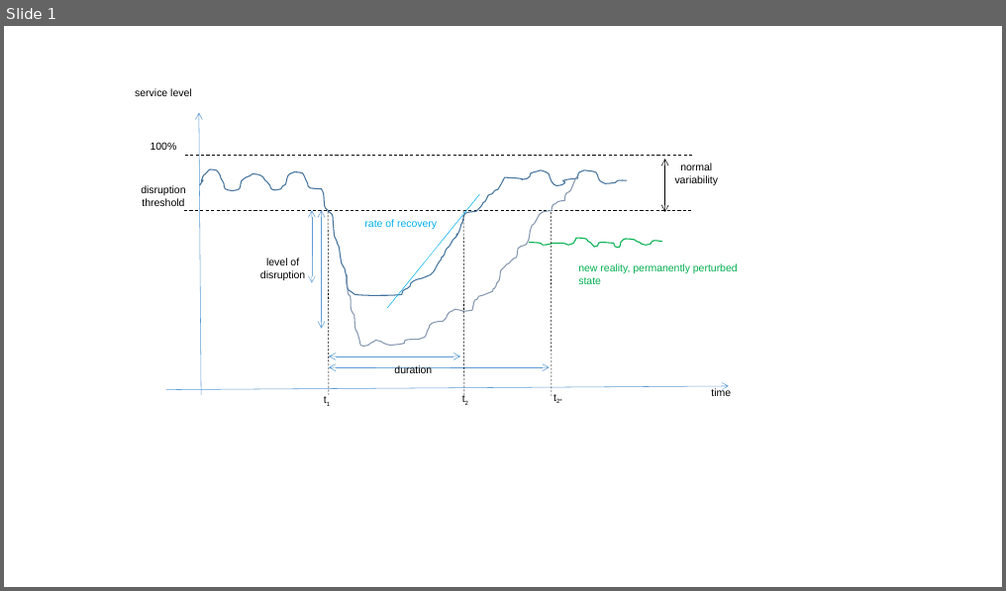
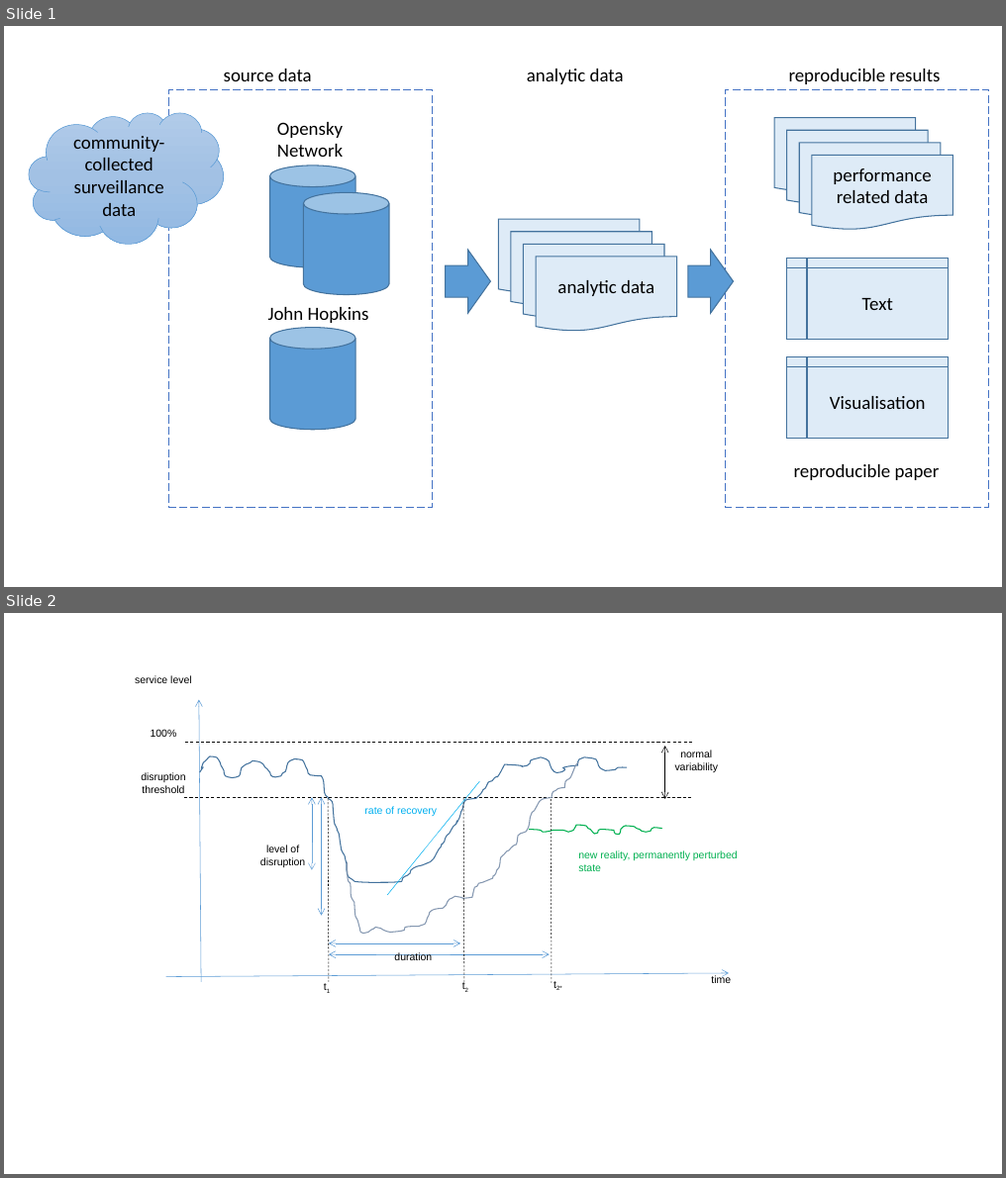
Before and after one commit to rainer-rq-koelle/paper-2021-DASC-COVID19, a slide deck: figures/figures-self-drawn.pptx. Shown one above the other, each under a label of ours: slide 1 before the commit, slides 1 and 2 after it. The pictures are 1006x591 and 1006x1178 pixels, drawn with LibreOffice and Linux fonts; fonts in the diff are those of the drawing. Boxes give left, top, right and bottom in pixels: in the first picture for what was removed or moved away, otherwise in the second. Text is boxed around its words. In the diff, an @@ line names an element or a change of style, - is before the commit and + after.

```diff
--- a/figures/figures-self-drawn.pptx
+++ b/figures/figures-self-drawn.pptx
@@ slide 1 added at [4,26,1002,587], background #FFFFFF @@
@@ text added at [224,69,312,81], 18 pt, text #000000 @@
+source data
@@ text added at [527,69,624,84], 18 pt, text #000000 @@
+analytic data
@@ text added at [789,69,940,84], 18 pt, text #000000 @@
+reproducible results
@@ cloud added at [29,113,224,244], fill gradient #B1CBE9 to #A3C1E5 to #93B9E4, outline #5B9BD5 0.5 pt, 18 pt, text #000000 @@
+community-collected surveillance data
@@ rectangle added at [169,89,433,507], outline #4472C4 1 pt dashed @@
@@ rectangle added at [726,89,988,507], outline #4472C4 1 pt dashed @@
@@ text added at [277,122,343,157], 18 pt, text #000000 @@
+Opensky Network
@@ flow chart document added at [774,118,916,193], fill #DEEBF7, outline #43739E 1 pt @@
@@ flow chart document added at [787,130,929,205], fill #DEEBF7, outline #43739E 1 pt @@
@@ flow chart document added at [799,143,941,218], fill #DEEBF7, outline #43739E 1 pt @@
@@ cylinder added at [269,166,355,267], fill #5B9BD5, outline #43739E 1 pt @@
@@ flow chart document added at [812,156,953,230], fill #DEEBF7, outline #43739E 1 pt, 18 pt, text #000000 @@
+performance related data
@@ cylinder added at [303,193,389,294], fill #5B9BD5, outline #43739E 1 pt @@
@@ flow chart document added at [498,219,640,294], fill #DEEBF7, outline #43739E 1 pt @@
@@ flow chart document added at [511,232,652,307], fill #DEEBF7, outline #43739E 1 pt @@
@@ right arrow added at [446,250,491,313], fill #5B9BD5, outline #43739E 1 pt @@
@@ flow chart document added at [524,245,665,319], fill #DEEBF7, outline #43739E 1 pt @@
@@ flow chart document added at [536,257,677,332], fill #DEEBF7, outline #43739E 1 pt, 18 pt, text #000000 @@
+analytic data
@@ right arrow added at [688,250,734,313], fill #5B9BD5, outline #43739E 1 pt @@
@@ flow chart internal storage added at [787,258,948,339], fill #DEEBF7, outline #43739E 1 pt, 18 pt, text #000000 @@
+Text
@@ text added at [268,307,369,323], 18 pt, text #000000 @@
+John Hopkins
@@ cylinder added at [269,328,355,430], fill #5B9BD5, outline #43739E 1 pt @@
@@ flow chart internal storage added at [787,357,948,438], fill #DEEBF7, outline #43739E 1 pt, 18 pt, text #000000 @@
+Visualisation
@@ text added at [794,465,940,480], 18 pt, text #000000 @@
+reproducible paper
@@ what was slide 1 is now slide 2 @@
```
Also in this commit, not shown: 4 other files.
